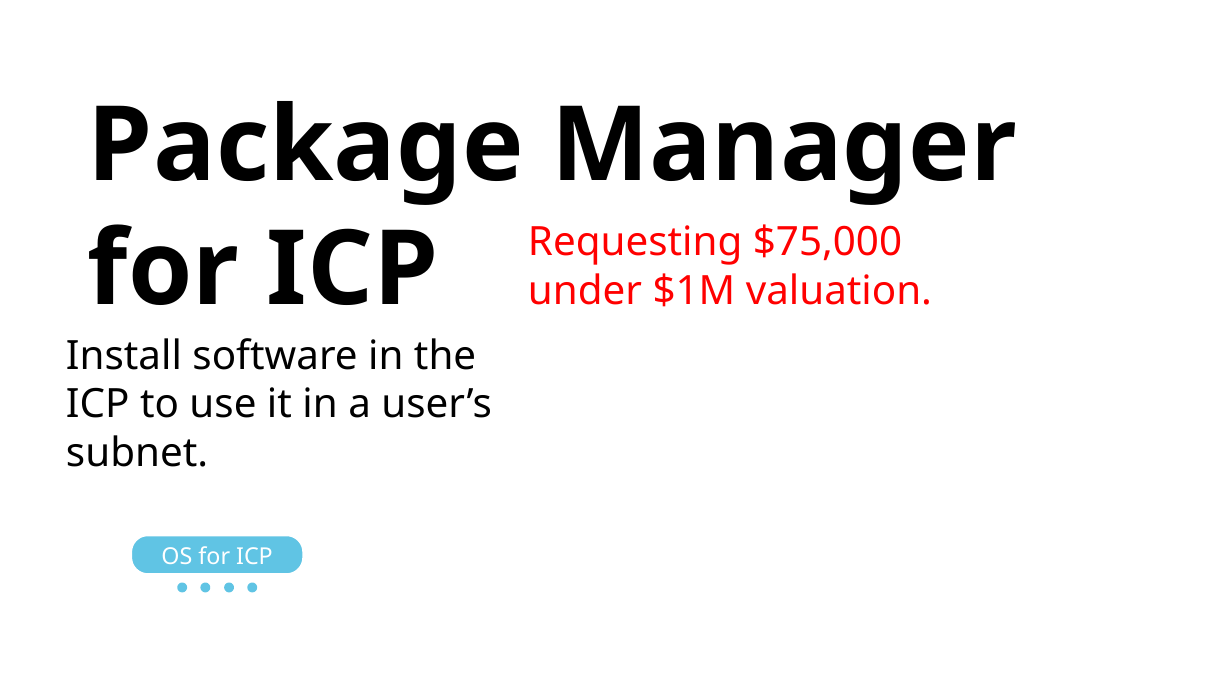
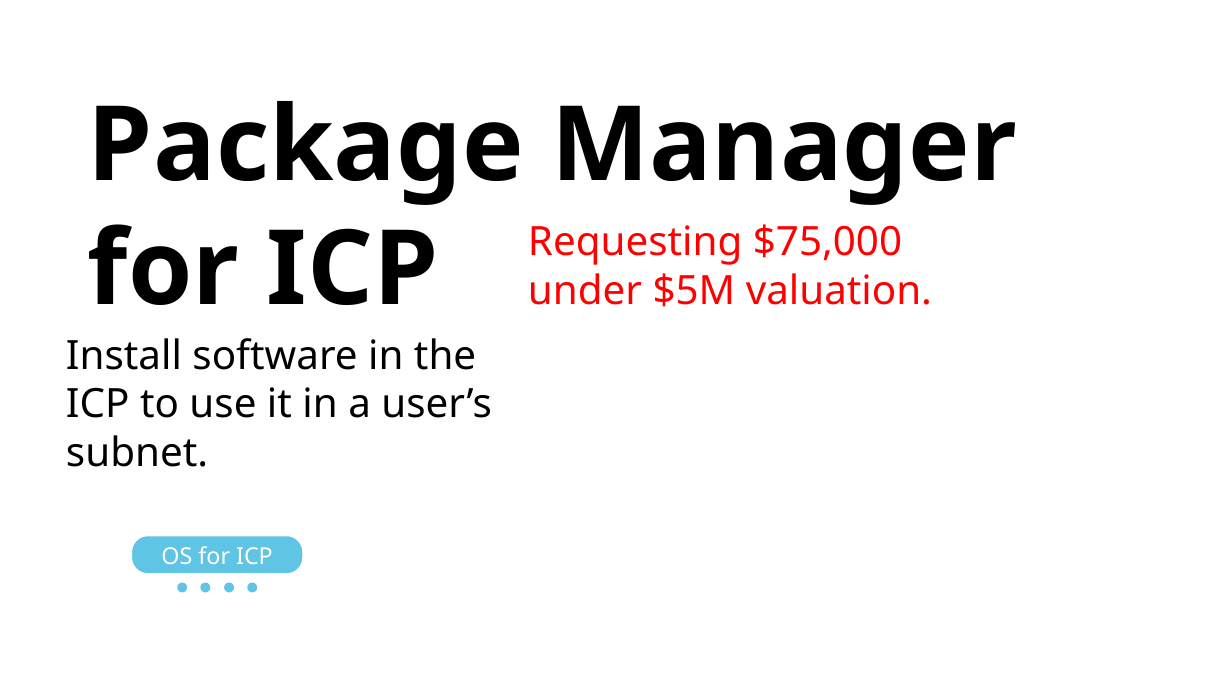
Before and after one commit to vporton/icp-package-manager, a slide deck: slide 1 of docs/long-pitchdeck.odp. Drawn at 1232x693 pixels with LibreOffice and Linux fonts; fonts in the diff are those of the drawing; background and template pictures are left out. Boxes give left, top, right and bottom in pixels: in the first picture for what was removed or moved away, otherwise in the second. Text is boxed around its words. In the diff, an @@ line names an element or a change of style, - is before the commit and + after.

```diff
--- a/docs/long-pitchdeck.odp
+++ b/docs/long-pitchdeck.odp
@@ title at <box>528,224,932,307</box>: text changed @@
-Requesting $75,000
-under $1M valuation.
+Requesting $75,000
+under $5M valuation.
```
Also in this commit, not shown: 1 other file.
